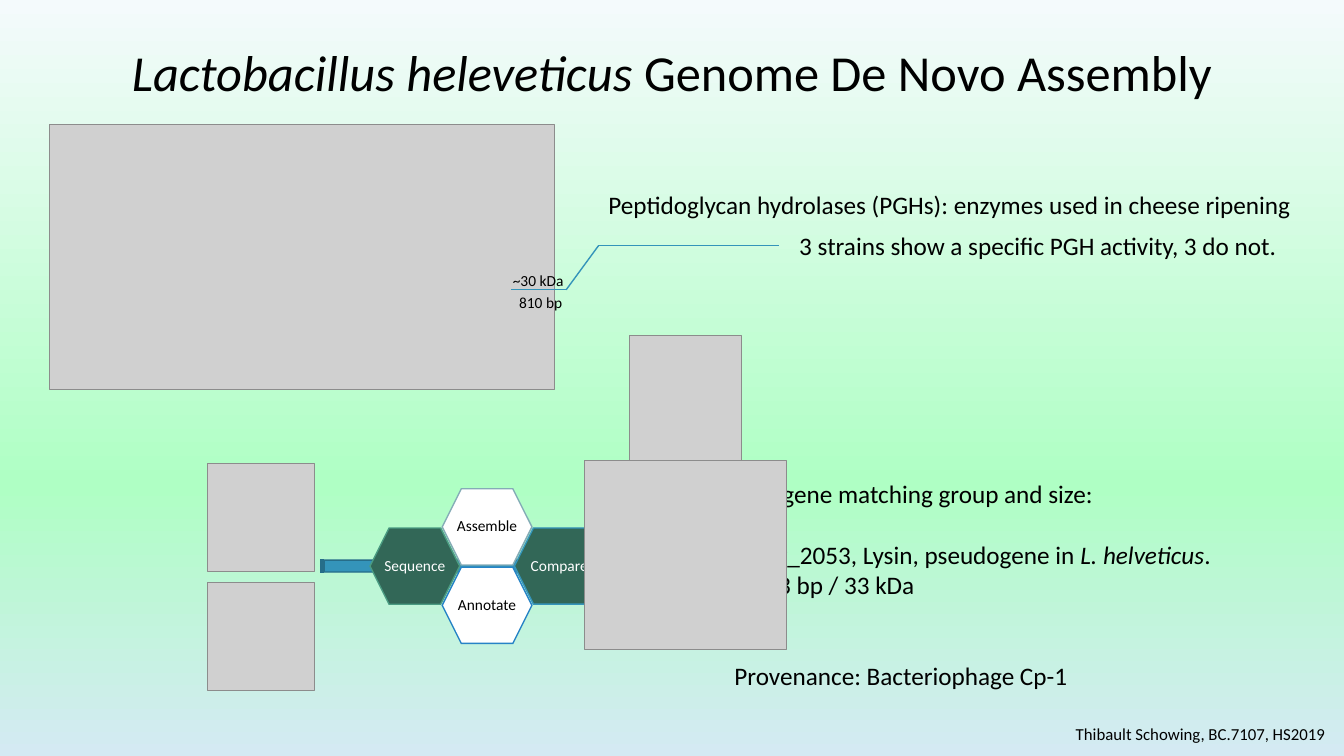
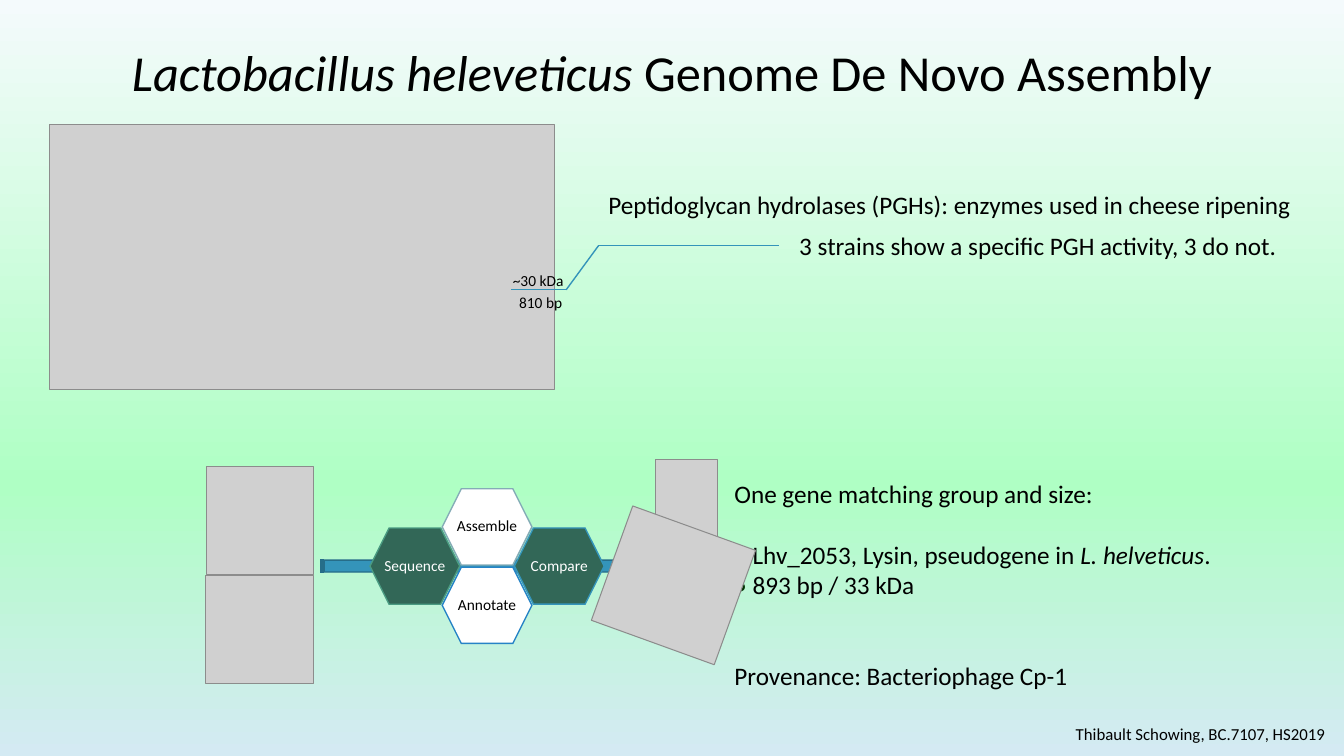
Before and after one commit to ThibaultSchowing/bioinfo_insillico, a slide deck: slide 3 of Presentation/BC7107_Schowing.pptx. Drawn at 1344x756 pixels with LibreOffice and Linux fonts; fonts in the diff are those of the drawing; grey boxes stand for pictures. Boxes give left, top, right and bottom in pixels: in the first picture for what was removed or moved away, otherwise in the second. Text is boxed around its words. In the diff, an @@ line names an element or a change of style, - is before the commit and + after.

```diff
--- a/Presentation/BC7107_Schowing.pptx
+++ b/Presentation/BC7107_Schowing.pptx
@@ picture at [206,467,314,575]: rotation 0 to 90 degrees @@
@@ picture: place and size @@
-picture at [630,336,742,518]
+picture at [655,460,717,561]
@@ picture at [591,506,756,665]: rotation 0 to 19 degrees @@
@@ picture: place and size @@
-picture at [207,583,315,691]
+picture at [206,576,314,684]
```
Also in this commit, not shown: 1 other slide changed, 1 other file.
